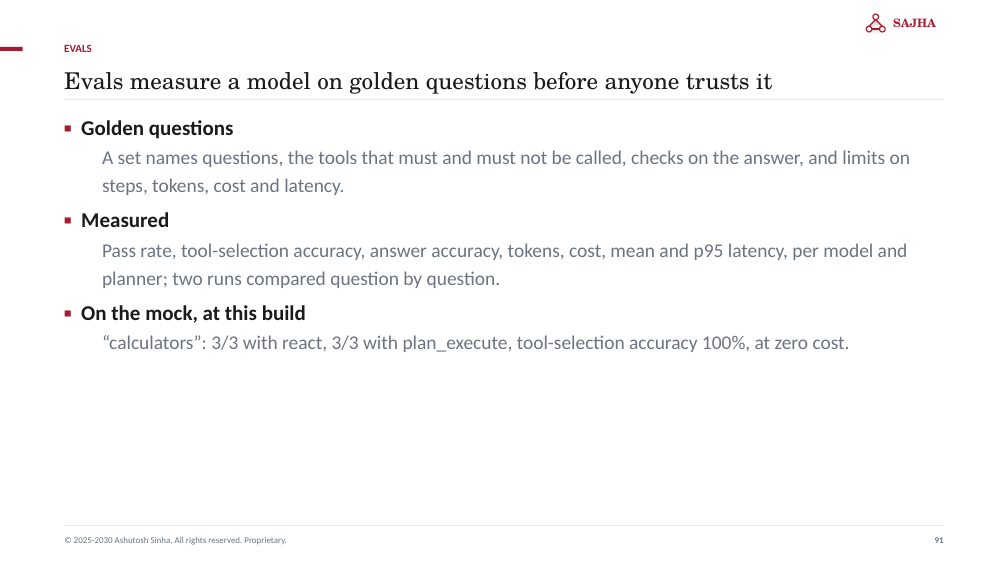
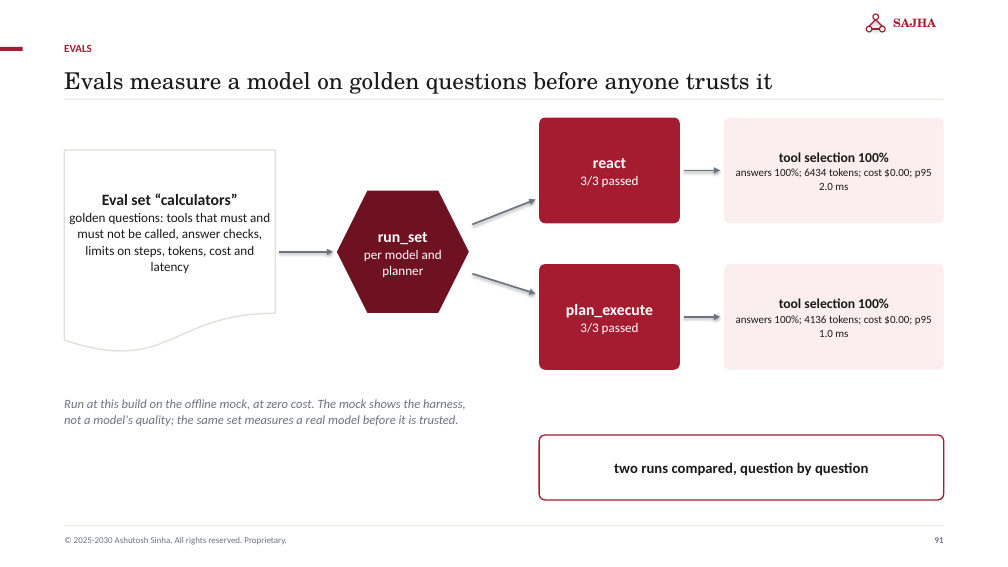
Before and after one commit to ajsinha/sajhamcpserver, a slide deck: slide 91 of docs/publications/SAJHA-MCP-Server.pptx. Drawn at 1008x567 pixels with LibreOffice and Linux fonts; fonts in the diff are those of the drawing. Boxes give left, top, right and bottom in pixels: in the first picture for what was removed or moved away, otherwise in the second. Text is boxed around its words. In the diff, an @@ line names an element or a change of style, - is before the commit and + after.

```diff
--- a/docs/publications/SAJHA-MCP-Server.pptx
+++ b/docs/publications/SAJHA-MCP-Server.pptx
@@ rounded rectangle added at (539, 117, 680, 223), fill #A51C30, 12.5 pt, text #FFFFFF @@
+react
+3/3 passed
@@ rounded rectangle added at (724, 117, 944, 223), fill #FBEEF0, 10.5 pt, text #1A1A1A @@
+tool selection 100%
+answers 100%; 6434 tokens; cost $0.00; p95 2.0 ms
@@ flow chart document "Eval set “calculators”": place and size @@
-flow chart document "Eval set “calculators”" at (81, 120, 910, 352)
+flow chart document "Eval set “calculators”" at (64, 150, 275, 353)
@@ flow chart document "Eval set “calculators”" at (64, 150, 275, 353): vertical alignment top to middle; fill none to #FFFFFF; outline none to #E3DED7 1.25 pt @@
@@ arrow added from (684, 170) to (720, 170), #6B7480 1.6 pt @@
@@ text in flow chart document at (69, 193, 270, 273): text changed; size 18.5 to 12.5 pt; text colour #6B7480 to #1A1A1A @@
-▪ Golden questions
-  A set names questions, the tools that must and must not be called, checks on the answer, and limits on steps, tokens, cost and latency.
-▪ Measured
-  Pass rate, tool-selection accuracy, answer accuracy, tokens, cost, mean and p95 latency, per model and planner; two runs compared question by question.
-▪ On the mock, at this build
-  “calculators”: 3/3 with react, 3/3 with plan_execute, tool-selection accuracy 100%, at zero cost.
+Eval set “calculators”
+golden questions: tools that must and must not be called, answer checks, limits on steps, tokens, cost and latency
@@ hexagon added at (337, 191, 469, 313), fill #6E1120, 12.5 pt, text #FFFFFF @@
+run_set
+per model and planner
@@ arrow added from (473, 225) to (536, 200), #6B7480 1.6 pt @@
@@ arrow added from (279, 252) to (333, 252), #6B7480 1.6 pt @@
@@ rounded rectangle added at (539, 264, 680, 370), fill #A51C30, 15 pt, text #FFFFFF, bold @@
+plan_execute
+3/3 passed
@@ rounded rectangle added at (724, 264, 944, 370), fill #FBEEF0, 10.5 pt, text #1A1A1A @@
+tool selection 100%
+answers 100%; 4136 tokens; cost $0.00; p95 1.0 ms
@@ arrow added from (473, 274) to (535, 293), #6B7480 1.6 pt @@
@@ arrow added from (684, 317) to (720, 317), #6B7480 1.6 pt @@
@@ text added at (64, 399, 466, 426), 12 pt, text #6B7480, italic @@
+Run at this build on the offline mock, at zero cost. The mock shows the harness, not a model's quality; the same set measures a real model before it is trusted.
@@ rounded rectangle added at (539, 435, 944, 500), fill #FFFFFF, outline #A51C30 1.25 pt, 14 pt, text #1A1A1A, bold @@
+two runs compared, question by question
```
Also in this commit, not shown: 34 other slides changed, 9 other files.
